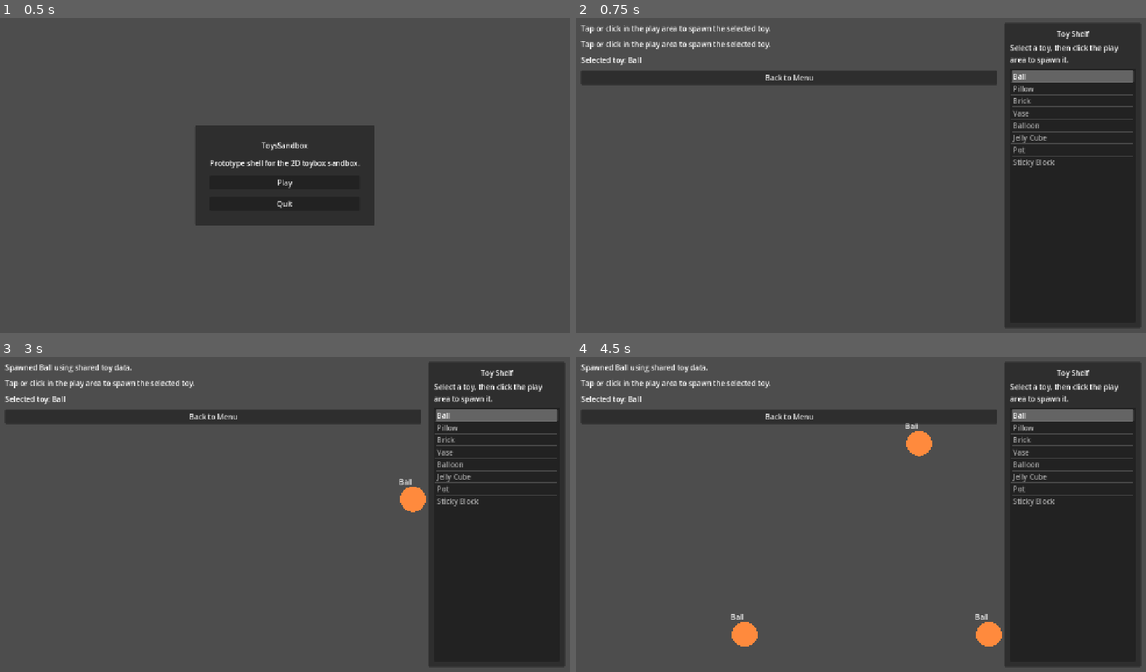
Above: before the commit, frames 1-4 (two rows, left to right).
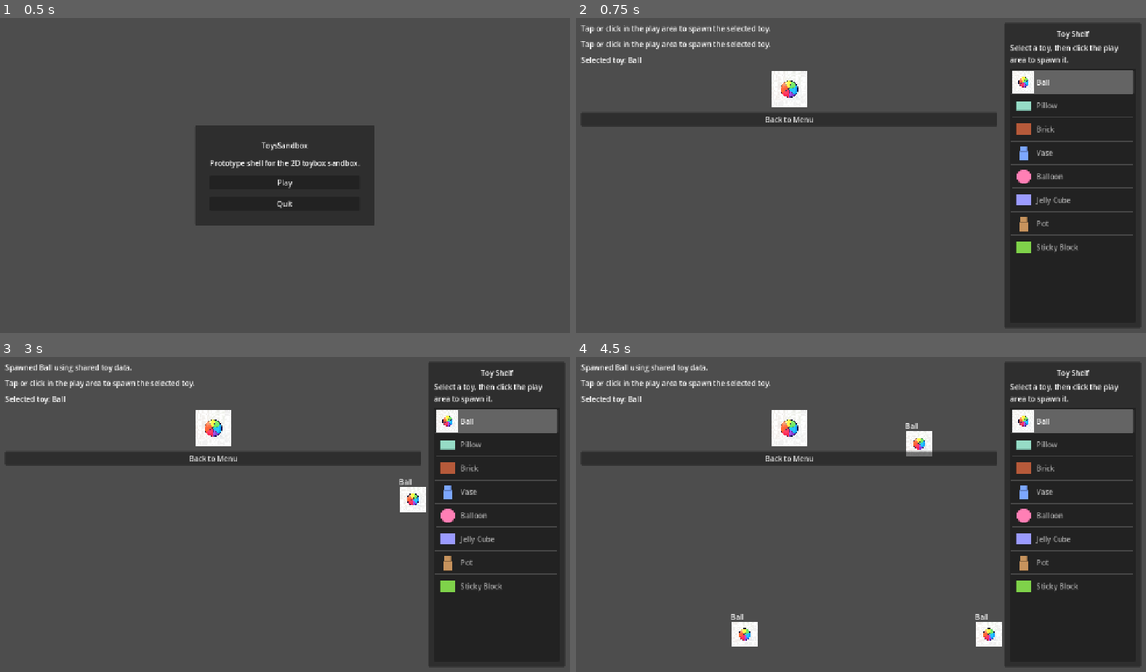
Above: after the commit, the same moments.

Repository: SoundBlaster/ToysSandbox
Game: Godot game, scene res://scenes/boot/Boot.tscn
Two runs of this game, one before a commit and one after it. Both use one fixed random seed, a clock stepped at 60 frames per second and the inputs below.
Inputs (mouse positions are in pixels of both pictures, inside the frame that each line leads up to):
- Up to frame 1 (0.5 s): no input
- Up to frame 2 (0.75 s): click "Play" at 0.5 s
- Up to frame 3 (3 s): click "Back to Menu" at 1.25 s; click "Play" at 2 s; tap Enter at 2.75 s; move the mouse to (410, 498) at 2.77 s; click (410, 498) at 2.92 s
- Up to frame 4 (4.5 s): move the mouse to (747, 530) at 3.52 s; click (747, 530) at 3.67 s; move the mouse to (918, 442) at 4.27 s; click (918, 442) at 4.42 s

Frame 1 is identical in both runs. In frame 2, 9.6% of the frame differs, in the area x 1-98%, y 16-75%; in frame 3, 10%; in frame 4, 11%, in the area x 1-98%, y 16-92%.

Commit message:
Implement P2-T2: wire shelf icons and world visual fallbacks

Diff:
--- a/scenes/game/Sandbox.tscn
+++ b/scenes/game/Sandbox.tscn
@@ -70,6 +70,12 @@
 layout_mode = 2
 text = "Selected toy: Ball"
 
+[node name="SelectedPreview" type="TextureRect" parent="CanvasLayer/MarginContainer/HBoxContainer/InfoPanel"]
+custom_minimum_size = Vector2(80, 80)
+layout_mode = 2
+expand_mode = 1
+stretch_mode = 5
+
 [node name="BackButton" type="Button" parent="CanvasLayer/MarginContainer/HBoxContainer/InfoPanel"]
 layout_mode = 2
 text = "Back to Menu"
@@ -103,4 +109,5 @@
 [node name="ToyList" type="ItemList" parent="CanvasLayer/MarginContainer/HBoxContainer/ShelfPanel/ShelfMargin/ShelfVBox"]
 layout_mode = 2
 size_flags_vertical = 3
+fixed_icon_size = Vector2i(48, 48)
 select_mode = 0
--- a/scenes/game/ToyInstance.tscn
+++ b/scenes/game/ToyInstance.tscn
@@ -13,6 +13,9 @@
 [node name="BodyPolygon" type="Polygon2D" parent="."]
 color = Color(1, 1, 1, 1)
 
+[node name="WorldSprite" type="Sprite2D" parent="."]
+visible = false
+
 [node name="NameLabel" type="Label" parent="."]
 offset_left = -48.0
 offset_top = -72.0
--- a/scripts/autoload/ToyCatalog.gd
+++ b/scripts/autoload/ToyCatalog.gd
@@ -81,6 +81,8 @@
 		"archetype": &"bouncy",
 		"scale_preset": &"small",
 		"shape": &"circle",
+		"icon_texture": "res://cartoon-kids-ball-game-sprite-colorful-rubber-ball-20260328-001752.png",
+		"world_texture": "res://cartoon-kids-ball-game-sprite-colorful-rubber-ball-20260328-001752.png",
 		"color": Color("ff8a3d"),
 	},
 	&"pillow": {
@@ -89,6 +91,8 @@
 		"archetype": &"soft",
 		"scale_preset": &"medium",
 		"shape": &"pillow",
+		"icon_texture": "",
+		"world_texture": "",
 		"color": Color("8dd9c2"),
 	},
 	&"brick": {
@@ -97,6 +101,8 @@
 		"archetype": &"heavy",
 		"scale_preset": &"medium",
 		"shape": &"rectangle",
+		"icon_texture": "",
+		"world_texture": "",
 		"color": Color("b65a3a"),
 	},
 	&"vase": {
@@ -105,6 +111,8 @@
 		"archetype": &"fragile",
 		"scale_preset": &"large",
 		"shape": &"vase",
+		"icon_texture": "",
+		"world_texture": "",
 		"color": Color("7ca7ff"),
 	},
 	&"balloon": {
@@ -113,6 +121,8 @@
 		"archetype": &"air",
 		"scale_preset": &"large",
 		"shape": &"circle",
+		"icon_texture": "",
+		"world_texture": "",
 		"color": Color("ff7fb5"),
 	},
 	&"jelly_cube": {
@@ -121,6 +131,8 @@
 		"archetype": &"deformable",
 		"scale_preset": &"medium",
 		"shape": &"rectangle",
+		"icon_texture": "",
+		"world_texture": "",
 		"color": Color("9b9bff"),
 	},
 	&"pot": {
@@ -129,6 +141,8 @@
 		"archetype": &"metal",
 		"scale_preset": &"medium",
 		"shape": &"vase",
+		"icon_texture": "",
+		"world_texture": "",
 		"color": Color("c7935d"),
 	},
 	&"sticky_block": {
@@ -137,6 +151,8 @@
 		"archetype": &"sticky",
 		"scale_preset": &"wide",
 		"shape": &"rectangle",
+		"icon_texture": "",
+		"world_texture": "",
 		"color": Color("7fd24a"),
 	},
 }
@@ -181,3 +197,27 @@
 	definition.merge(scale_defaults, true)
 	definition.merge(base_definition, true)
 	return definition
+
+
+func get_icon_texture(toy_id: StringName) -> Texture2D:
+	var definition := get_toy_definition(toy_id)
+	return _load_texture_from_path(String(definition.get("icon_texture", "")))
+
+
+func get_world_texture(toy_id: StringName) -> Texture2D:
+	var definition := get_toy_definition(toy_id)
+	return _load_texture_from_path(String(definition.get("world_texture", "")))
+
+
+func _load_texture_from_path(path: String) -> Texture2D:
+	if path.is_empty():
+		return null
+
+	if not ResourceLoader.exists(path):
+		return null
+
+	var resource := ResourceLoader.load(path)
+	if resource is Texture2D:
+		return resource as Texture2D
+
+	return null
--- a/scripts/game/Sandbox.gd
+++ b/scripts/game/Sandbox.gd
@@ -6,10 +6,12 @@
 @onready var back_button: Button = $CanvasLayer/MarginContainer/HBoxContainer/InfoPanel/BackButton
 @onready var status_label: Label = $CanvasLayer/MarginContainer/HBoxContainer/InfoPanel/StatusLabel
 @onready var selected_label: Label = $CanvasLayer/MarginContainer/HBoxContainer/InfoPanel/SelectedLabel
+@onready var selected_preview: TextureRect = $CanvasLayer/MarginContainer/HBoxContainer/InfoPanel/SelectedPreview
 @onready var toy_list: ItemList = $CanvasLayer/MarginContainer/HBoxContainer/ShelfPanel/ShelfMargin/ShelfVBox/ToyList
 @onready var spawn_root: Node2D = $SpawnedToys
 
 var shelf_toy_ids: Array[StringName] = []
+var fallback_icons: Dictionary = {}
 
 
 func _ready() -> void:
@@ -58,7 +60,8 @@
 
 	for toy_id in shelf_toy_ids:
 		var definition := ToyCatalog.get_toy_definition(toy_id)
-		toy_list.add_item(String(definition.get("display_name", "Toy")))
+		var icon := _resolve_toy_icon(toy_id, definition)
+		toy_list.add_item(String(definition.get("display_name", "Toy")), icon)
 
 	var selected_index := shelf_toy_ids.find(GameState.selected_toy_id)
 	if selected_index == -1 and not shelf_toy_ids.is_empty():
@@ -94,6 +97,7 @@
 func _refresh_selected_label() -> void:
 	var definition := ToyCatalog.get_toy_definition(GameState.selected_toy_id)
 	selected_label.text = "Selected toy: %s" % definition.get("display_name", "None")
+	selected_preview.texture = _resolve_toy_icon(GameState.selected_toy_id, definition)
 
 
 func _get_spawn_position(event: InputEvent) -> Variant:
@@ -118,3 +122,73 @@
 		clampf(point.x, min_point.x, max_point.x),
 		clampf(point.y, min_point.y, max_point.y)
 	)
+
+
+func _resolve_toy_icon(toy_id: StringName, definition: Dictionary = {}) -> Texture2D:
+	var texture := ToyCatalog.get_icon_texture(toy_id)
+	if texture != null:
+		return texture
+
+	if fallback_icons.has(toy_id):
+		return fallback_icons[toy_id]
+
+	var source_definition := definition
+	if source_definition.is_empty():
+		source_definition = ToyCatalog.get_toy_definition(toy_id)
+
+	var fallback_icon := _build_placeholder_icon(source_definition)
+	fallback_icons[toy_id] = fallback_icon
+	return fallback_icon
+
+
+func _build_placeholder_icon(definition: Dictionary) -> Texture2D:
+	var image_size := 64
+	var image := Image.create(image_size, image_size, false, Image.FORMAT_RGBA8)
+	image.fill(Color(0.0, 0.0, 0.0, 0.0))
+
+	var fill_color: Color = definition.get("color", Color.WHITE)
+	fill_color.a = 1.0
+	var border_color := fill_color.darkened(0.35)
+
+	var shape_name: StringName = definition.get("shape", &"rectangle")
+	match shape_name:
+		&"circle":
+			_draw_circle_icon(image, Vector2i(32, 32), 22, fill_color, border_color)
+		&"vase":
+			_draw_rect_icon(image, Rect2i(22, 12, 20, 40), fill_color, border_color)
+			_draw_rect_icon(image, Rect2i(18, 28, 28, 28), fill_color, border_color)
+		&"pillow":
+			_draw_rect_icon(image, Rect2i(10, 18, 44, 28), fill_color.lightened(0.08), border_color)
+		_:
+			_draw_rect_icon(image, Rect2i(10, 14, 44, 36), fill_color, border_color)
+
+	return ImageTexture.create_from_image(image)
+
+
+func _draw_rect_icon(image: Image, rect: Rect2i, fill_color: Color, border_color: Color) -> void:
+	for y in range(rect.position.y, rect.end.y):
+		for x in range(rect.position.x, rect.end.x):
+			if x < 0 or x >= image.get_width() or y < 0 or y >= image.get_height():
+				continue
+
+			var is_border := x == rect.position.x or x == rect.end.x - 1 or y == rect.position.y or y == rect.end.y - 1
+			image.set_pixel(x, y, border_color if is_border else fill_color)
+
+
+func _draw_circle_icon(image: Image, center: Vector2i, radius: int, fill_color: Color, border_color: Color) -> void:
+	var radius_sq: int = radius * radius
+	var inner_radius: int = maxi(radius - 2, 1)
+	var inner_radius_sq: int = inner_radius * inner_radius
+
+	for y in range(center.y - radius, center.y + radius + 1):
+		for x in range(center.x - radius, center.x + radius + 1):
+			if x < 0 or x >= image.get_width() or y < 0 or y >= image.get_height():
+				continue
+
+			var dx := x - center.x
+			var dy := y - center.y
+			var distance_sq := dx * dx + dy * dy
+			if distance_sq > radius_sq:
+				continue
+
+			image.set_pixel(x, y, border_color if distance_sq >= inner_radius_sq else fill_color)
--- a/scripts/game/ToyInstance.gd
+++ b/scripts/game/ToyInstance.gd
@@ -2,6 +2,7 @@
 
 @onready var collision_shape: CollisionShape2D = $CollisionShape2D
 @onready var body_polygon: Polygon2D = $BodyPolygon
+@onready var world_sprite: Sprite2D = $WorldSprite
 @onready var name_label: Label = $NameLabel
 
 var toy_definition: Dictionary = {}
@@ -16,6 +17,7 @@
 	if collision_shape == null:
 		collision_shape = get_node("CollisionShape2D")
 		body_polygon = get_node("BodyPolygon")
+		world_sprite = get_node("WorldSprite")
 		name_label = get_node("NameLabel")
 
 	name = "Toy_%s" % String(toy_definition.get("id", &"unknown"))
@@ -83,6 +85,18 @@
 	var size: Vector2 = toy_definition.get("size", Vector2(72.0, 72.0))
 	name_label.position = Vector2(-64.0, -size.y * 0.9)
 
+	var toy_id: StringName = toy_definition.get("id", &"")
+	var world_texture := ToyCatalog.get_world_texture(toy_id)
+	if world_texture != null:
+		world_sprite.texture = world_texture
+		world_sprite.visible = true
+		body_polygon.visible = false
+		_fit_world_texture(size, world_texture)
+	else:
+		world_sprite.texture = null
+		world_sprite.visible = false
+		body_polygon.visible = true
+
 
 func _build_circle_polygon(radius: float) -> PackedVector2Array:
 	var points := PackedVector2Array()
@@ -93,3 +107,18 @@
 		points.append(Vector2.RIGHT.rotated(angle) * radius)
 
 	return points
+
+
+func _fit_world_texture(target_size: Vector2, texture: Texture2D) -> void:
+	if texture == null:
+		world_sprite.scale = Vector2.ONE
+		return
+
+	var source_size := texture.get_size()
+	if source_size.x <= 0.0 or source_size.y <= 0.0:
+		world_sprite.scale = Vector2.ONE
+		return
+
+	var scale_x := target_size.x / source_size.x
+	var scale_y := target_size.y / source_size.y
+	world_sprite.scale = Vector2(scale_x, scale_y)
Not shown, added: SPECS/INPROGRESS/P2-T2_Validation_Report.md
